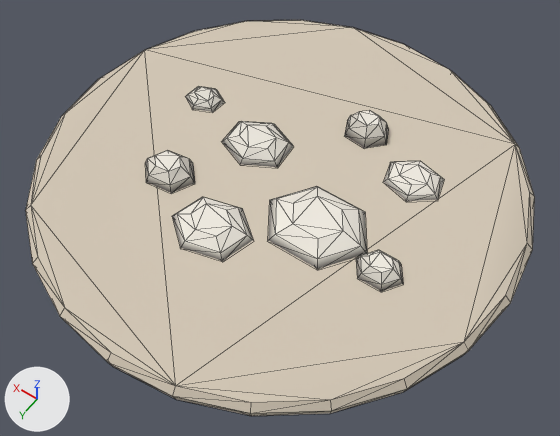
Before and after pictures for a commit that changed the glTF model public/models/terrace_map.glb.
The view is the same before and after, from a 50 mm lens placed at (-18.0, 25.2, 37.0), pointed at (-1.2, 1.8, 0.2). The axes (+X, +Y, +Z) are drawn at lower left. The lights are the same throughout. The picture after the commit comes second. Mesh edges are drawn as thin lines. Vertices at exactly the same position are counted once.

The older version as bpy lines, for what is in view:
```python
me_terrace = bpy.data.meshes.new('terrace')
me_terrace.from_pydata(...)  # 216 vertices, 396 faces; spans x -15.2..15.2, y -15.2..15.2, z 0.5..3.0
# faces by material slot: [140, 256]
me_terrace.materials.append(mat_stone)
me_terrace.materials.append(mat_ceramic)
ob_terrace_map = bpy.data.objects.new('terrace_map', me_terrace)
ob_terrace_map.location = (0.0, 0.0, 0.0)
```
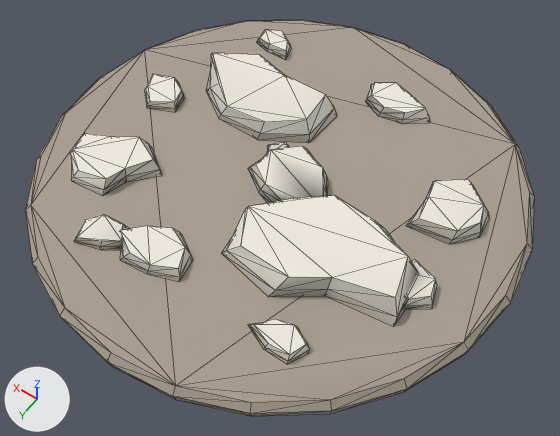
Edits to the bpy script that builds the scene:
```text
Add mat_stone_dark:
    mat_stone_dark = bpy.data.materials.new('stone_dark')
    # nodes: BsdfPrincipled, Mix, OutputMaterial, VertexColor
    # colours: grey #aaa093, mixed with the vertex colours
Change me_terrace:
    used by ob_terrace_map; location = (0.0, 0.0, 0.0)
    remove me_terrace.from_pydata(...)  # 216 vertices, 396 faces; spans x -15.2..15.2, y -15.2..15.2, z 0.5..3.0
    add me_terrace.from_pydata(...)  # 342 vertices, 628 faces; spans x -15.2..15.2, y -15.2..15.2, z 0.5..3.2
    me_terrace part 1: the loose piece of 18 vertices spanning x -4.0..-0.8, y -7.3..-4.7, z 1.6..3.0 is deleted
    me_terrace part 2: the loose piece of 18 vertices spanning x 3.7..7.3, y 2.4..5.2, z 1.6..2.8 is deleted
    me_terrace part 3: the loose piece of 18 vertices spanning x 6.5..9.1, y -3.6..-1.2, z 1.6..2.2 is deleted
    me_terrace part 4: the loose piece of 18 vertices spanning x -8.7..-4.9, y -5.9..-2.5, z 1.6..2.2 is deleted
    me_terrace part 5: 2 vertices moved from x 0.4..2.7, y -2.2..-0.3, z 1.6..2.3 to x -7.1..5.9, y -1.5..5.3, z 1.7..3.2; 70 vertices removed from x -10.0..4.8, y -3.2..7.8, z 1.6..2.5; 268 vertices added at x -12.0..12.0, y -10.5..10.9, z 1.7..3.2
    me_terrace part 6: 9 kept faces spanning x -14.8..14.3, y -10.5..14.3, z 1.3..1.7 get new vertex colours; the middle colour goes from white #fafafa to white #fcfcfc
    me_terrace part 7: 140 faces spanning x -15.2..15.2, y -15.2..15.2, z 0.5..1.7 switch from mat_stone to mat_stone_dark
```

Changed parts and their boxes (x1, y1, x2, y2) in the pictures (560 x 436 px):
part 1 of me_terrace, deleted: before (345, 110, 389, 148)
part 2 of me_terrace, deleted: before (146, 150, 195, 193)
part 3 of me_terrace, deleted: before (186, 86, 224, 112)
part 4 of me_terrace, deleted: before (384, 161, 444, 201)
part 5 of me_terrace, built on: before (172, 121, 403, 291); after (70, 30, 490, 364)
part 6 of me_terrace, recoloured: (31, 115, 535, 402) in both
part 7 of me_terrace, recoloured (white to grey): (25, 20, 535, 416) in both
